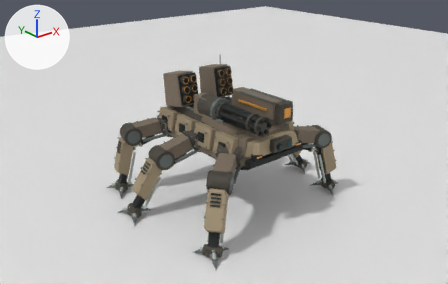
Two versions of the Blender file source/blender/ridgeback-mech.blend, one commit apart.
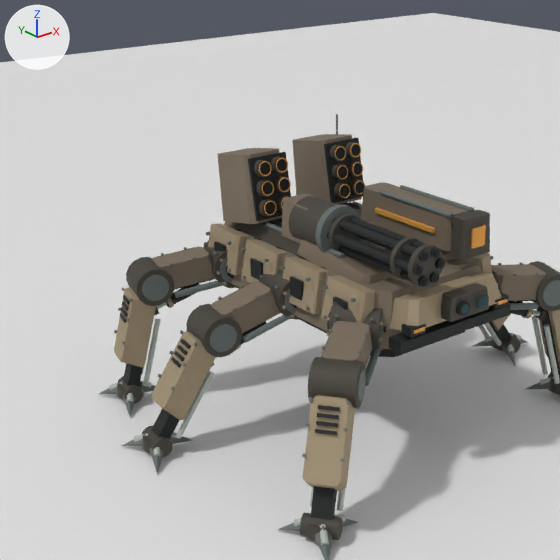
Each version is shown from the file's camera 'REVIEW_CAMERA', then close up on the part from 13% to 73% of the width and 0% to 94% of the height. Every picture has the same lights, and +X, +Y and +Z are marked at upper left. The older version's two pictures come first.

The first close-up shows 'HULL_ARMOR', 'LASER_CANNON', 'MINIGUN_BARRELS', 'MISSILE_POD_L', 'MISSILE_POD_R', 'REVIEW_GROUND_NOT_EXPORTED', 'SHIN_ARMOR_FL', 'SHIN_ARMOR_ML', 'SHIN_ARMOR_RL', 'UPPER_ARM_FL', 'UPPER_ARM_ML', 'UPPER_ARM_RL' and 16 more.
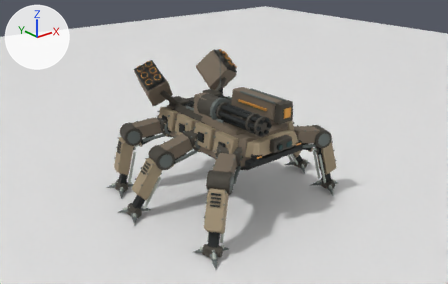
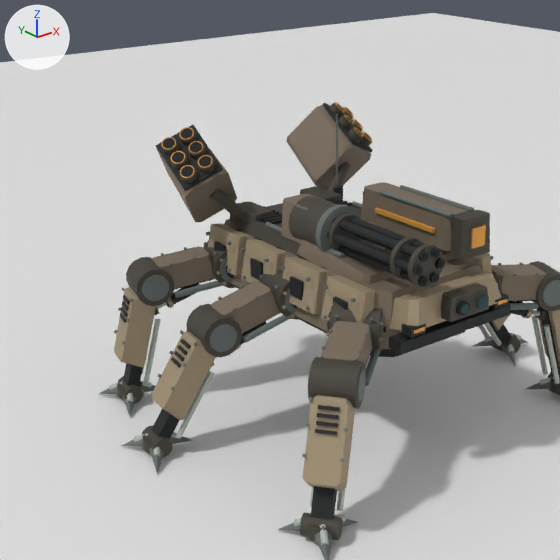
ob_missile_elevation is not drawn itself; it is the parent of ob_socket_missile_l_1, ob_socket_missile_l_2, ob_socket_missile_l_3, ob_socket_missile_l_4, ob_socket_missile_l_5, ob_socket_missile_l_6, ob_missile_pod_l, ob_socket_missile_r_1.

Where the newer file only moved an object's origin or applied its transform, the numbers keep the older frame.

The change, as a diff of the scene's bpy script:
```diff
--- a/source/blender/ridgeback-mech.blend.py
+++ b/source/blender/ridgeback-mech.blend.py
@@ me_mesh_0 @@
 # used by ob_hull_armor; parent = ob_mech_body; location = (0.0, 0.0, 0.0)
-me_mesh_0.from_pydata(...)  # 3200 vertices, 2180 faces; spans x -1.22..1.22, y -2.31..1.92, z -0.45..1.9
+me_mesh_0.from_pydata(...)  # 3464 vertices, 2436 faces; spans x -1.24..1.24, y -2.31..1.92, z -0.59..1.9
+# me_mesh_0 part 1: the loose piece of 32 vertices spanning x -0.69..-0.61, y 1.36..1.58, z -0.22..-0.02 is copied, and the copy is multiplied about its middle by the matrix ((1.358, 1.736, 1.519), (0.173, -1.699, 1.016), (1.301, -1.585, -1.72)), then moved by (-0.3, -0.1, 0.97); it spans x -1.24..-0.66, y 1.22..1.53, z 0.56..1.14
+# me_mesh_0 part 2: the loose piece of 32 vertices spanning x 0.81..0.99, y 1.21..1.39, z 0.63..0.81 is copied, and the copy is multiplied about its middle by the matrix ((0.679, -0.087, 2.556), (-0.087, 0.916, 0.833), (-0.651, -0.212, 2.556)), then moved by (0.05, 0.07, 0.13); it spans x 0.66..1.24, y 1.22..1.53, z 0.56..1.14
+# other edits to the shape of me_mesh_0 do not show in these pictures
 me_mesh_0.materials.append(mat_mx06_armor_palette)
@@ me_mesh_35 @@
 # used by ob_missile_pod_l; parent = ob_missile_elevation; location = (0.0, 0.0, 0.0)
-me_mesh_35.from_pydata(...)  # 1256 vertices, 1576 faces; spans x -0.995..-0.305, y -0.588..0.425, z -0.27..0.67
+me_mesh_35.from_pydata(...)  # 1256 vertices, 1576 faces; spans x -1.682..-0.71, y -0.418..0.887, z -0.254..0.986
+# me_mesh_35 part 3: the whole mesh is multiplied about its middle by the matrix ((0.866, 0.5, 0.0), (-0.461, 0.798, 0.389), (0.195, -0.337, 0.921)), then moved by (-0.571, 0.294, 0.201)
 me_mesh_35.materials.append(mat_mx06_armor_palette)
@@ me_mesh_36 @@
 # used by ob_missile_pod_r; parent = ob_missile_elevation; location = (0.0, 0.0, 0.0)
-me_mesh_36.from_pydata(...)  # 1256 vertices, 1576 faces; spans x 0.305..0.995, y -0.588..0.425, z -0.27..0.67
+me_mesh_36.from_pydata(...)  # 1256 vertices, 1576 faces; spans x 0.71..1.682, y -0.418..0.887, z -0.254..0.986
+# me_mesh_36 part 4: the whole mesh is multiplied about its middle by the matrix ((0.866, -0.5, 0.0), (0.461, 0.798, 0.389), (-0.195, -0.337, 0.921)), then moved by (0.571, 0.294, 0.201)
 me_mesh_36.materials.append(mat_mx06_armor_palette)
@@ ob_missile_elevation @@
 ob_missile_elevation.parent = ob_mech_body
-ob_missile_elevation.location = (0.0, 1.22, 0.93)
-ob_missile_elevation.rotation_euler = (-0.18, 0.0, 0.0)  # degrees (-10, 0, 0)
+ob_missile_elevation.location = (0.0, 1.45, 1.08)
+ob_missile_elevation.rotation_euler = (-0.58, 0.0, 0.0)  # degrees (-33, 0, 0)
```

Boxes [x1, y1, x2, y2] around the edits, measured in the close-ups (560 x 560 px):
'MISSILE_POD_L', reshaped (11% wider, 27% taller): before [217, 148, 291, 224]; after [155, 125, 237, 222]
'MISSILE_POD_R', reshaped (19% wider, 22% taller): before [292, 134, 365, 205]; after [286, 102, 373, 189]
part 1 of me_mesh_0, added: after [210, 189, 246, 222]
part 2 of me_mesh_0, added: after [327, 162, 350, 192]
